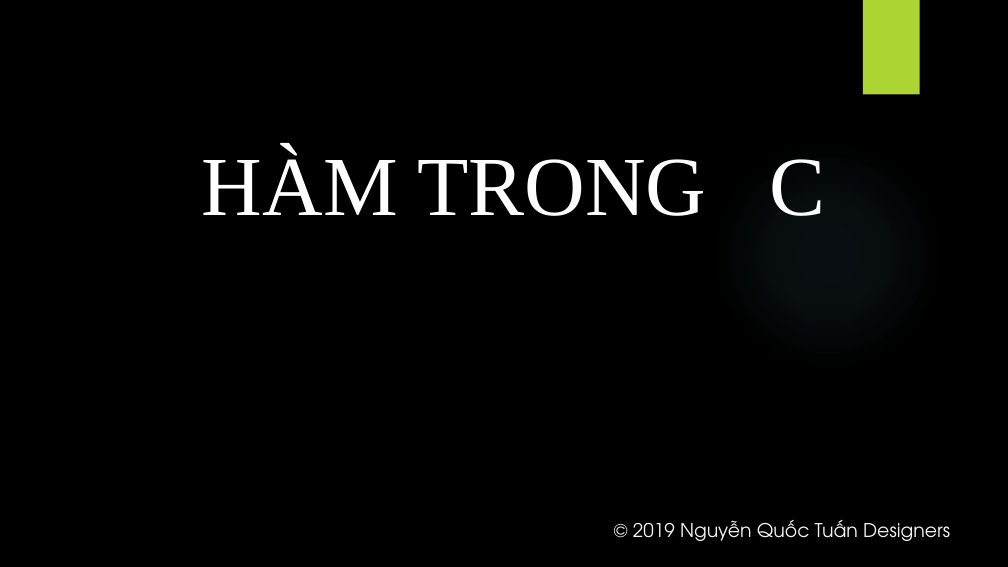
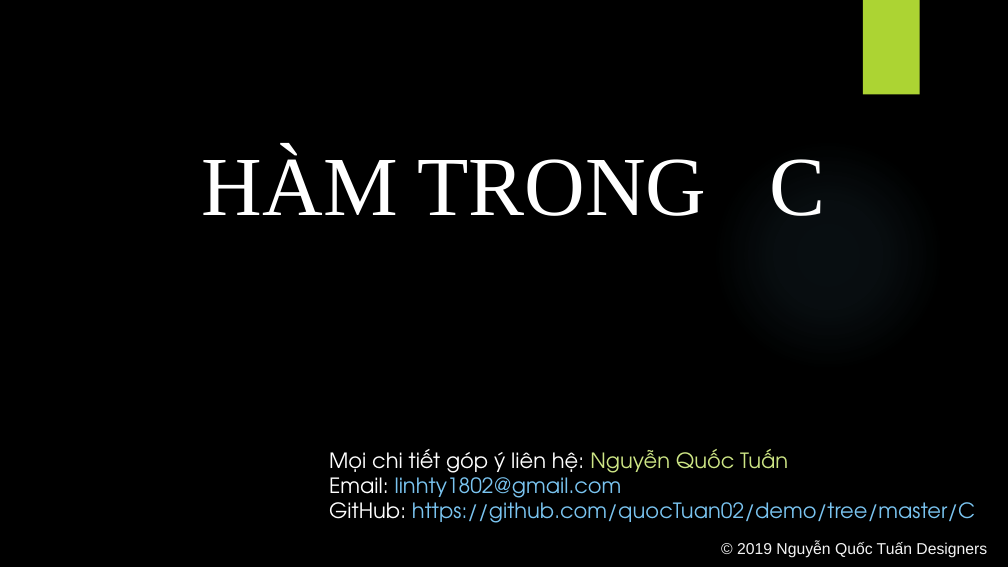
Before and after one commit to quocTuan02/demo, a slide deck: slide 1 of C/sile/Funstion.pptx. Drawn at 1008x567 pixels with LibreOffice and Linux fonts; fonts in the diff are those of the drawing; background and template pictures are left out. Boxes give left, top, right and bottom in pixels: in the first picture for what was removed or moved away, otherwise in the second. Text is boxed around its words. In the diff, an @@ line names an element or a change of style, - is before the commit and + after.

```diff
--- a/C/sile/Funstion.pptx
+++ b/C/sile/Funstion.pptx
@@ text added at <box>329,449,975,523</box>, 20 pt, text #7AC4F0 @@
+Mọi chi tiết góp ý liên hệ: Nguyễn Quốc Tuấn
+Email: linhty1802@gmail.com
+GitHub: https://github.com/quocTuan02/demo/tree/master/C
@@ text "© 2019 Nguyễn Quốc Tuấn ...": place and size @@
-text "© 2019 Nguyễn Quốc Tuấn ..." at <box>633,520,950,541</box>
+text "© 2019 Nguyễn Quốc Tuấn ..." at <box>737,541,987,558</box>
@@ text "© 2019 Nguyễn Quốc Tuấn ..." at <box>737,541,987,558</box>: size 18 to 15 pt, font TeX Gyre Adventor to Arial; alignment left to right @@
```
Also in this commit, not shown: 1 other slide changed.
